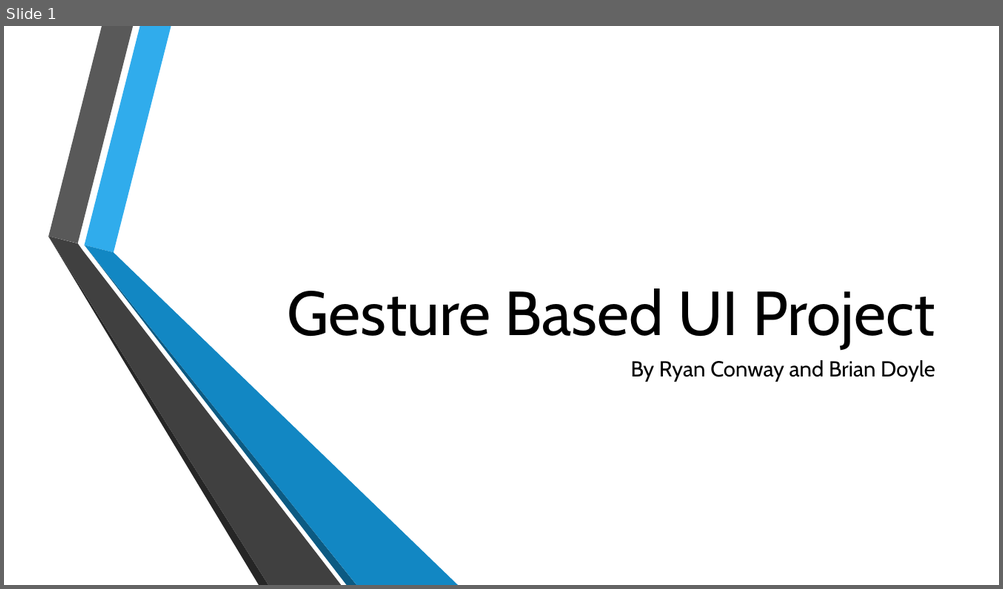
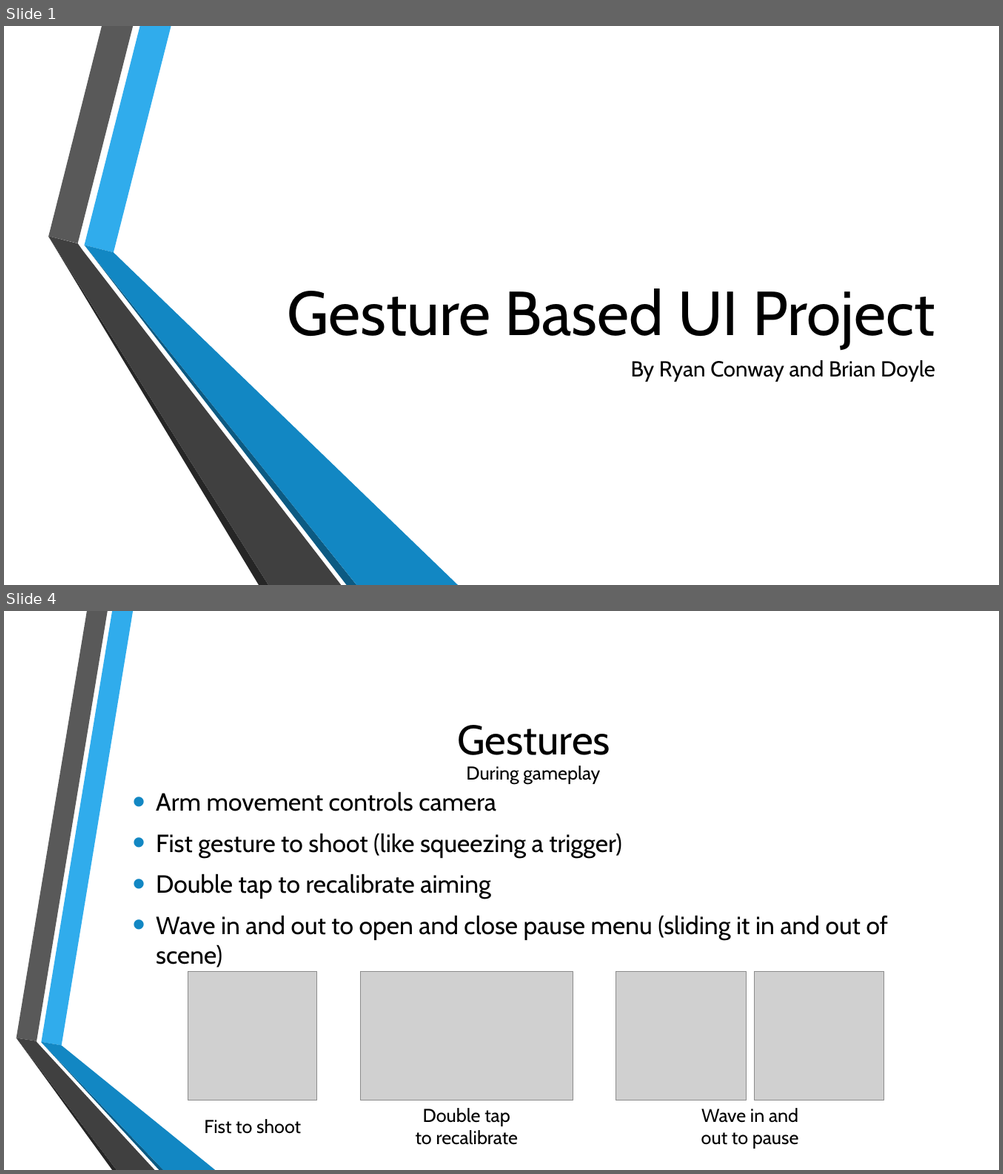
Before and after one commit to BrianD147/Gesture-Based-UI-Development-Project, a slide deck: Gesture Based UI Project.pptx. Shown one above the other, each under a label of ours: slide 1 before the commit, slides 1 and 4 after it; the slides between them are not shown. The pictures are 1003x589 and 1003x1174 pixels, drawn with LibreOffice and Linux fonts; fonts in the diff are those of the drawing; grey boxes stand for pictures; background and template pictures are left out. Boxes give left, top, right and bottom in pixels: in the first picture for what was removed or moved away, otherwise in the second. Text is boxed around its words. In the diff, an @@ line names an element or a change of style, - is before the commit and + after.

Commit message:
Redesigned options scene, added pause menu to main scene, and updated presentation

```diff
--- a/Gesture Based UI Project.pptx
+++ b/Gesture Based UI Project.pptx
@@ slide 4 added at [4, 611, 999, 1170], background picture (left out) @@
@@ title added at [458, 725, 610, 755], 40 pt, text #000000 @@
+Gestures
@@ text added at [466, 766, 600, 784], 18 pt, text #000000 @@
+During gameplay
@@ text added at [156, 792, 888, 968], 24 pt, text #000000 @@
+• Arm movement controls camera
+• Fist gesture to shoot (like squeezing a trigger)
+• Double tap to recalibrate aiming
+• Wave in and out to open and close pause menu (sliding it in and out of scene)
@@ picture added at [188, 971, 317, 1100] @@
@@ picture added at [361, 971, 573, 1100] @@
@@ picture added at [616, 971, 745, 1100] @@
@@ picture added at [754, 971, 884, 1100] @@
@@ group added at [16, 611, 215, 1170]: 6 freeform shapes @@
@@ text added at [204, 1119, 301, 1134], 18 pt, text #000000 @@
+Fist to shoot
@@ text added at [415, 1108, 518, 1145], 18 pt, text #000000 @@
+Double tap to recalibrate
@@ text added at [701, 1108, 799, 1149], 18 pt, text #000000 @@
+Wave in and out to pause
```
Also in this commit, not shown: 1 slide changed, 3 other slides added, 8 slides removed, 3 other files.
